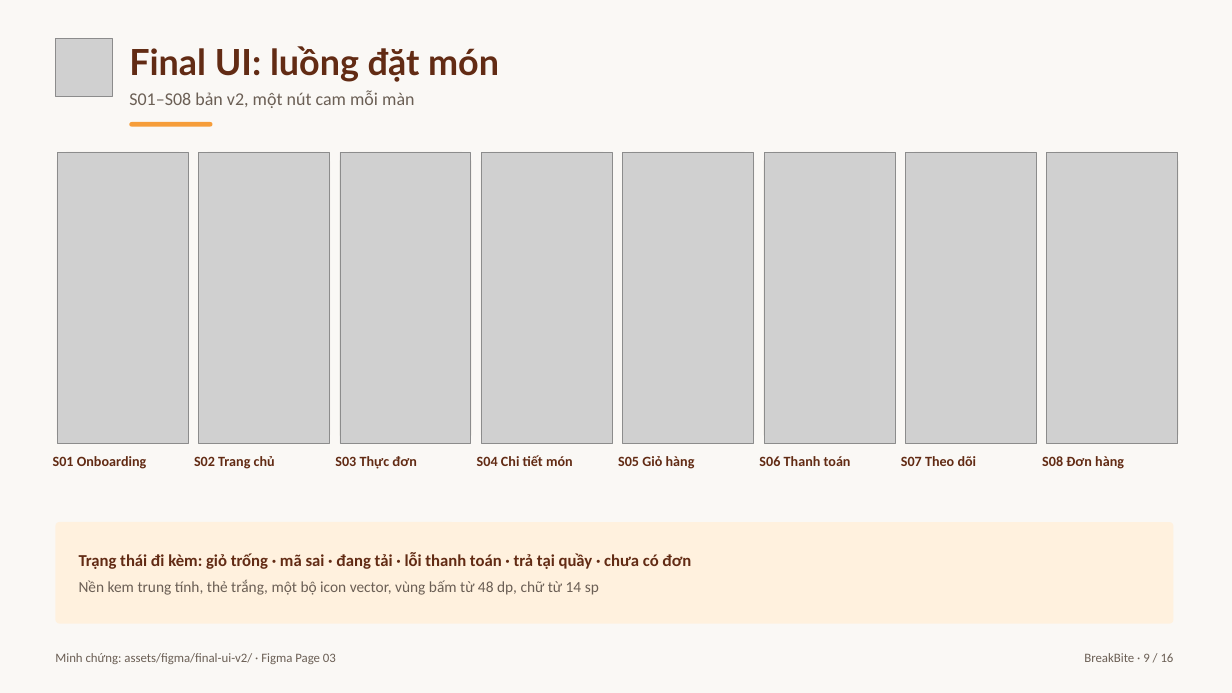
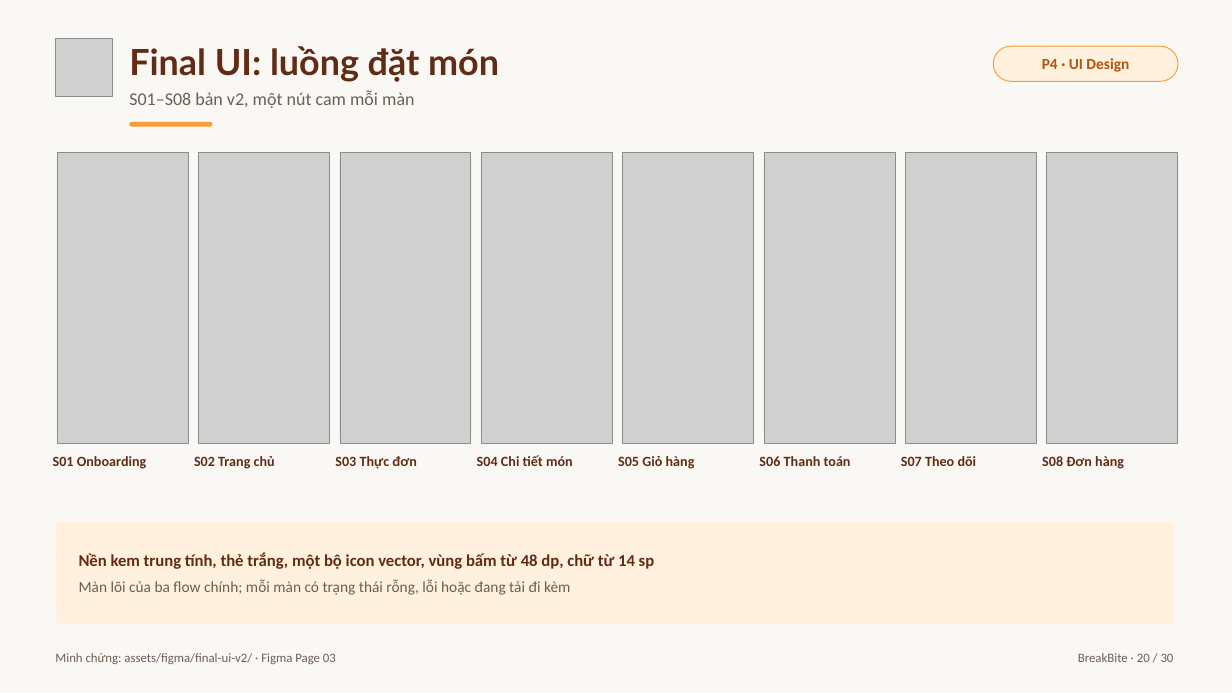
Before and after one commit to baonv0817/PRM323-Lab2-Group2, a slide deck: slide 20 of slides/BreakBite_Lab2_Presentation.pptx (slide 9 before the commit). Drawn at 1232x693 pixels with LibreOffice and Linux fonts; fonts in the diff are those of the drawing; grey boxes stand for pictures. Boxes give left, top, right and bottom in pixels: in the first picture for what was removed or moved away, otherwise in the second. Text is boxed around its words. In the diff, an @@ line names an element or a change of style, - is before the commit and + after.

Commit message:
Rebuild slide deck in 30 slides following the P0-P5 design process; refresh concept board and scripts

```diff
--- a/slides/BreakBite_Lab2_Presentation.pptx
+++ b/slides/BreakBite_Lab2_Presentation.pptx
@@ rounded rectangle added at bbox=[994, 46, 1178, 81], fill #FFF1DE, outline #F69D39 0.75 pt @@
@@ text added at bbox=[1042, 58, 1129, 72], 12 pt, text #B45309, bold @@
+P4 · UI Design
@@ text at bbox=[79, 553, 691, 569]: paragraph removed @@
-Trạng thái đi kèm: giỏ trống · mã sai · đang tải · lỗi thanh toán · trả tại quầy · chưa có đơn
@@ text at bbox=[79, 553, 655, 569]: size 12 to 13 pt, text colour #6B5F55 to #622B14, bold on in "Nền kem trung tính, thẻ trắng, một ..." @@
@@ text at bbox=[79, 579, 570, 595]: paragraph added @@
+Màn lõi của ba flow chính; mỗi màn có trạng thái rỗng, lỗi hoặc đang tải đi kèm
@@ text at bbox=[1078, 653, 1174, 662]: text changed @@
-BreakBite · 9 / 16
+BreakBite · 20 / 30
```
Also in this commit, not shown: 9 other slides changed, 20 slides added, 6 slides removed, 9 other files.
